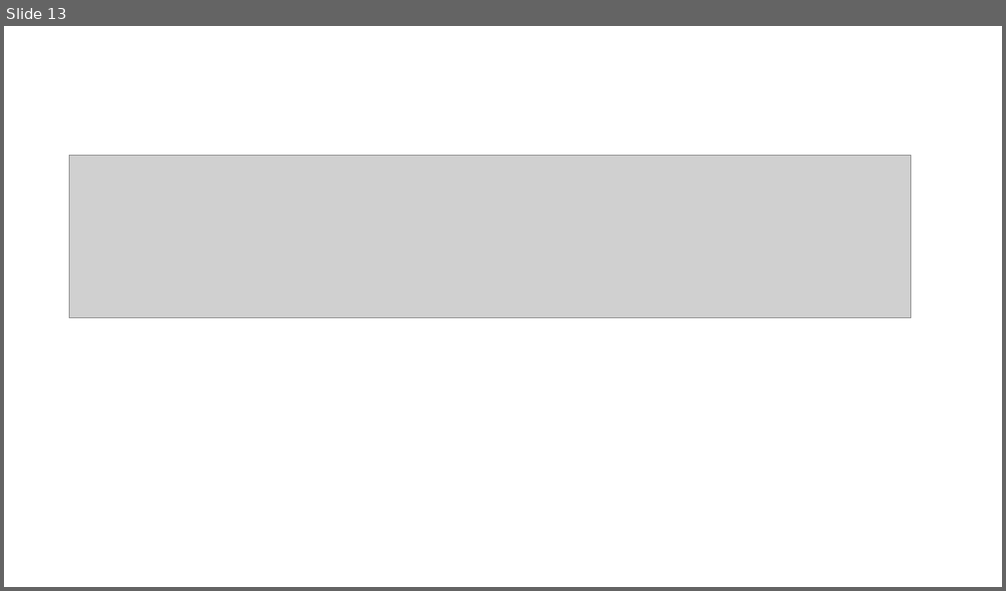
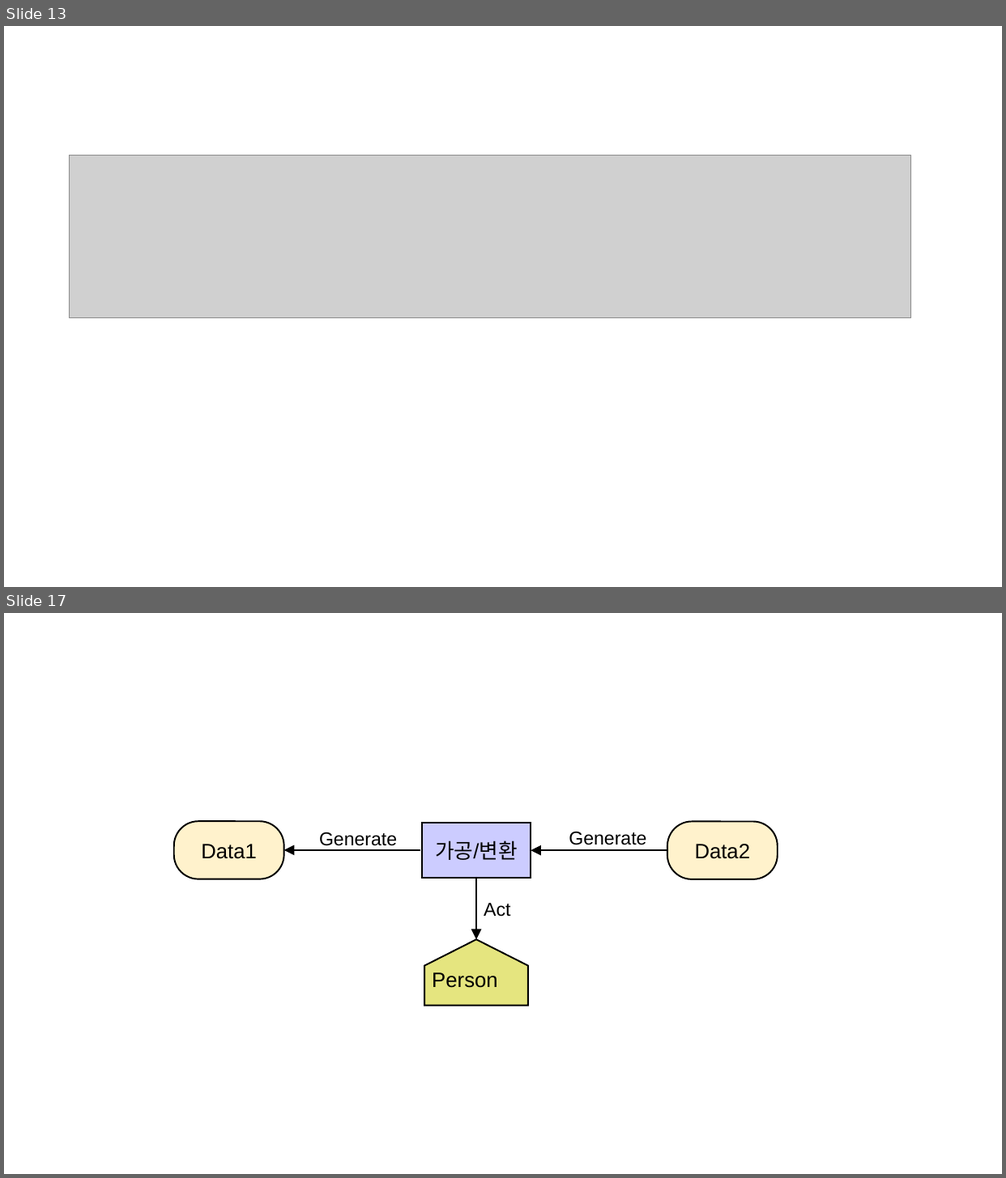
Before and after one commit to YYuJeong/Provenance-Data-Management-System, a slide deck: 그래프모델링.pptx. Shown one above the other, each under a label of ours: slide 13 before the commit, slides 13 and 17 after it; the slides between them are not shown. The pictures are 1006x591 and 1006x1178 pixels, drawn with LibreOffice and Linux fonts; fonts in the diff are those of the drawing; grey boxes stand for pictures. Boxes give left, top, right and bottom in pixels: in the first picture for what was removed or moved away, otherwise in the second. Text is boxed around its words. In the diff, an @@ line names an element or a change of style, - is before the commit and + after.

```diff
--- a/그래프모델링.pptx
+++ b/그래프모델링.pptx
@@ slide 17 added at [4,613,1002,1174], background #FFFFFF @@
@@ rounded rectangle added at [174,821,284,879], fill #FFF2CC, outline #000000 1.5 pt, 20 pt, text #000000 @@
+Data1
@@ rectangle added at [422,824,530,878], fill #CCCCFF, outline #000000 1.5 pt, 20 pt, text #000000 @@
+가공/변환
@@ rounded rectangle added at [667,822,778,879], fill #FFF2CC, outline #000000 1.5 pt, 20 pt, text #000000 @@
+Data2
@@ arrow added from (421, 850) to (284, 850), #000000 1.5 pt @@
@@ text added at [319,833,397,846], 18 pt, text #000000 @@
+Generate
@@ arrow added from (667, 850) to (531, 850), #000000 1.5 pt @@
@@ text added at [569,832,646,845], 18 pt, text #000000 @@
+Generate
@@ arrow added from (476, 878) to (476, 939), #000000 1.5 pt @@
@@ text added at [484,903,510,917], 18 pt, text #000000 @@
+Act
@@ pentagon arrow added at [424,939,528,1005], fill #E5E57F, outline #000000 1.5 pt, 20 pt, text #000000 @@
+Person
```
Also in this commit, not shown: 1 slide changed, 4 other slides added.
